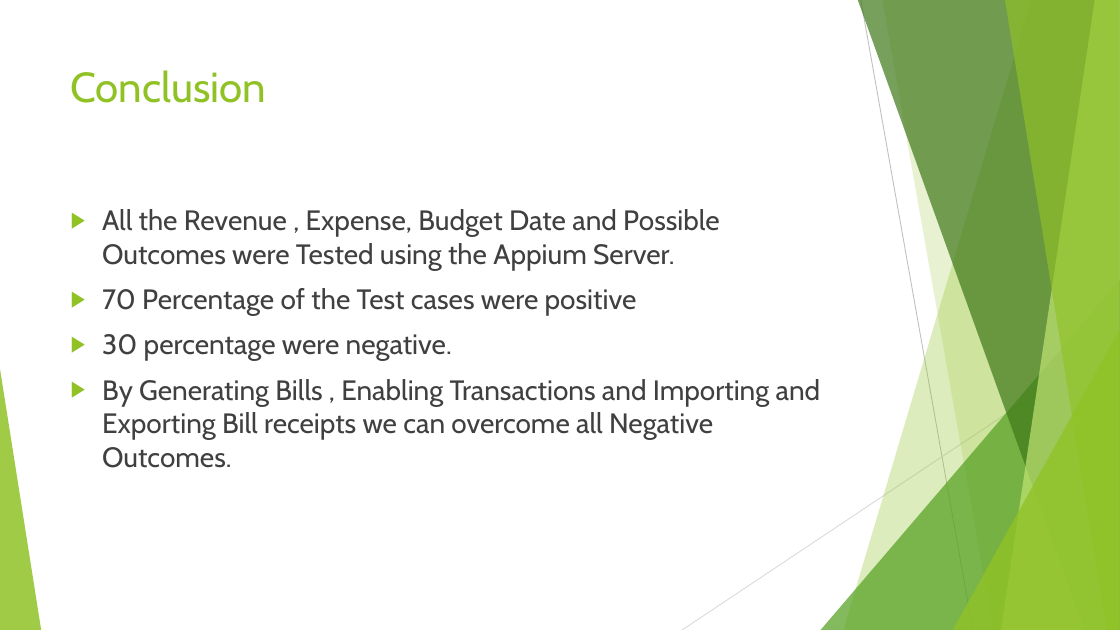
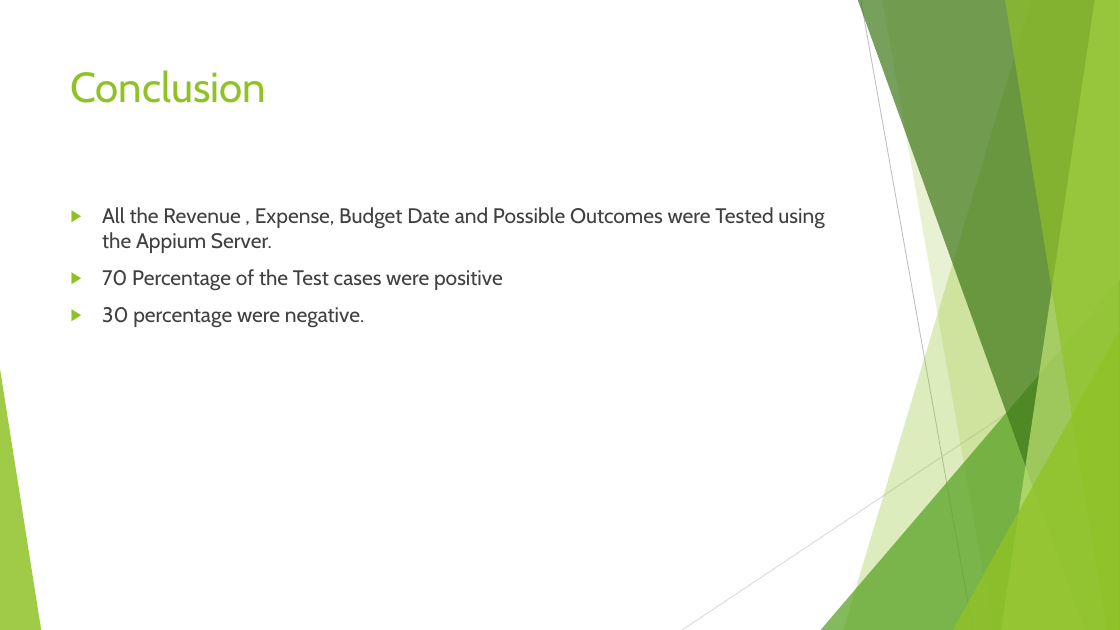
Before and after one commit to sekhar-326/Software-Testing-CSA3731, a slide deck: slide 18 of BUDGET MANAGING FOR.pptx. Drawn at 1120x630 pixels with LibreOffice and Linux fonts; fonts in the diff are those of the drawing. Boxes give left, top, right and bottom in pixels: in the first picture for what was removed or moved away, otherwise in the second. Text is boxed around its words. In the diff, an @@ line names an element or a change of style, - is before the commit and + after.

```diff
--- a/BUDGET MANAGING FOR.pptx
+++ b/BUDGET MANAGING FOR.pptx
@@ text "All the Revenue , Expense, ..." at (x1=102, y1=207, x2=824, y2=328): size 24 to 18 pt @@
@@ text at (x1=102, y1=379, x2=821, y2=468): paragraph removed @@
-▶ By Generating Bills , Enabling Transactions and Importing and Exporting Bill receipts we can overcome all Negative Outcomes.
```
Also in this commit, not shown: 2 other slides changed.
